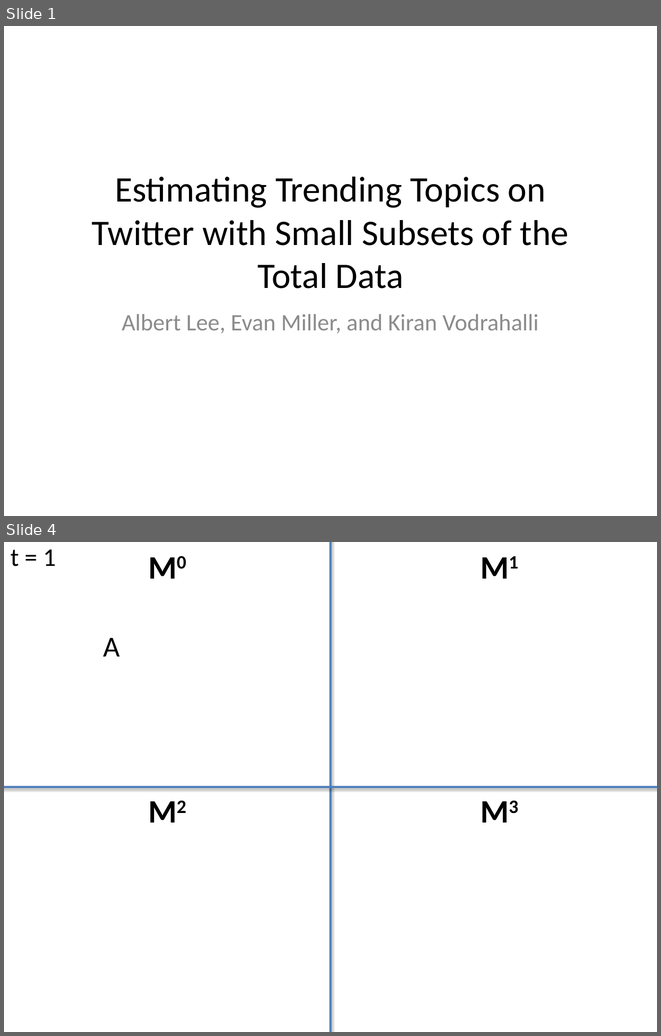
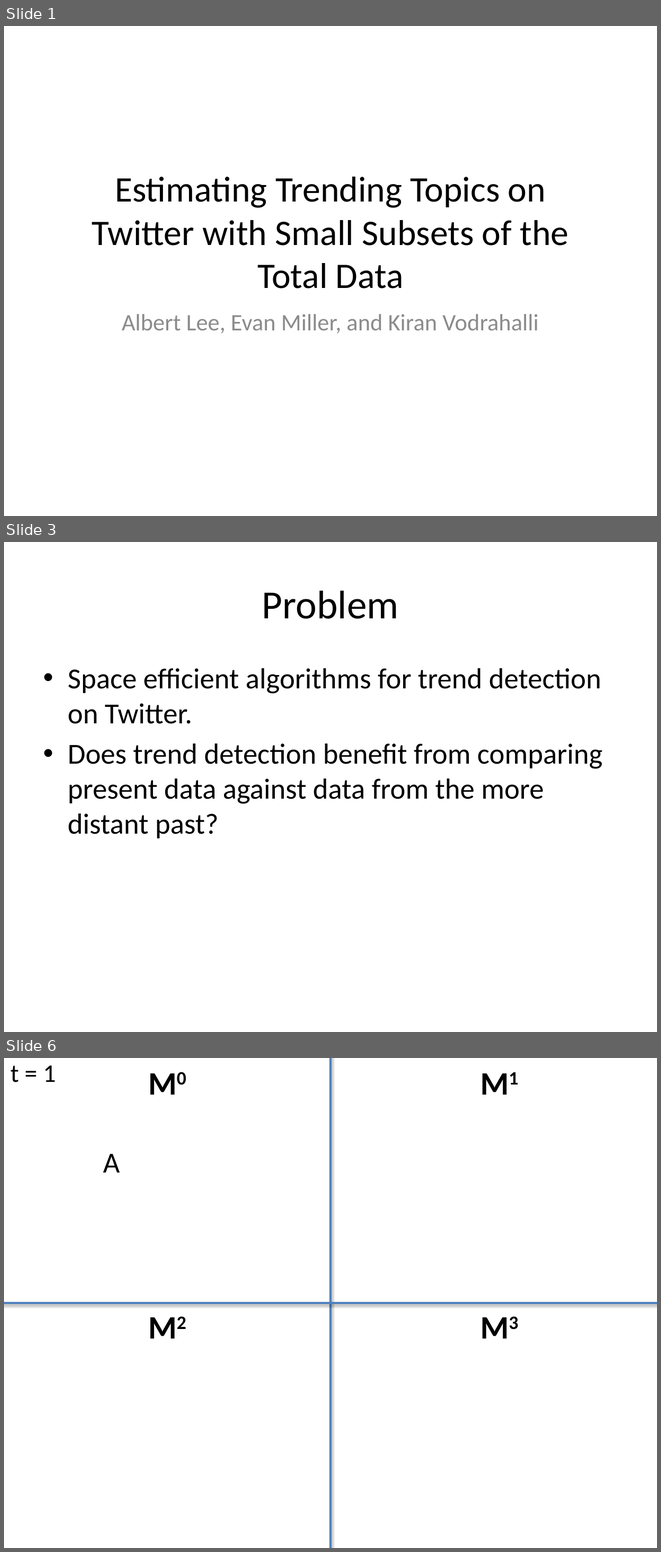
Before and after one commit to kiranvodrahalli/cos521, a slide deck: Presentation.pptx. Shown one above the other, each under a label of ours: slides 1 and 4 before the commit, slides 1, 3 and 6 after it; the slides between them are not shown. The pictures are 661x1036 and 661x1552 pixels, drawn with LibreOffice and Linux fonts; fonts in the diff are those of the drawing. Boxes give left, top, right and bottom in pixels: in the first picture for what was removed or moved away, otherwise in the second. Text is boxed around its words. In the diff, an @@ line names an element or a change of style, - is before the commit and + after.

```diff
--- a/Presentation.pptx
+++ b/Presentation.pptx
@@ slide 3 added at (4, 542, 657, 1032), background #FFFFFF @@
@@ title added at (262, 590, 399, 619), 44 pt, text #000000 @@
+Problem
@@ text added at (68, 668, 602, 838), 32 pt, text #000000 @@
+• Space efficient algorithms for trend detection on Twitter.
+• Does trend detection benefit from comparing present data against data from the more distant past?
@@ what was slide 4 is now slide 6 @@
```
Also in this commit, not shown: 3 slides changed, 7 other slides added, 3 slides removed, 1 other file.
